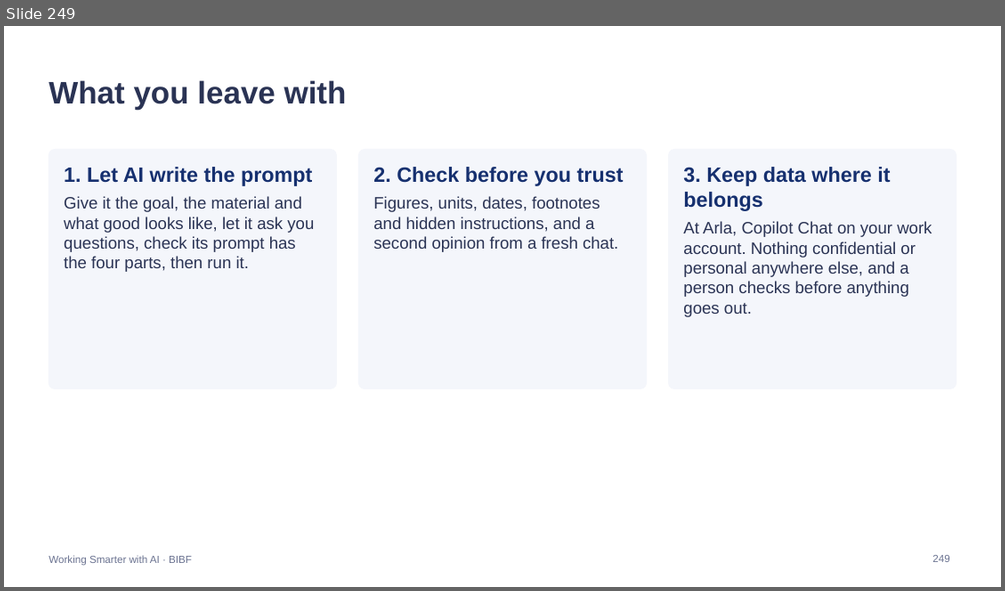
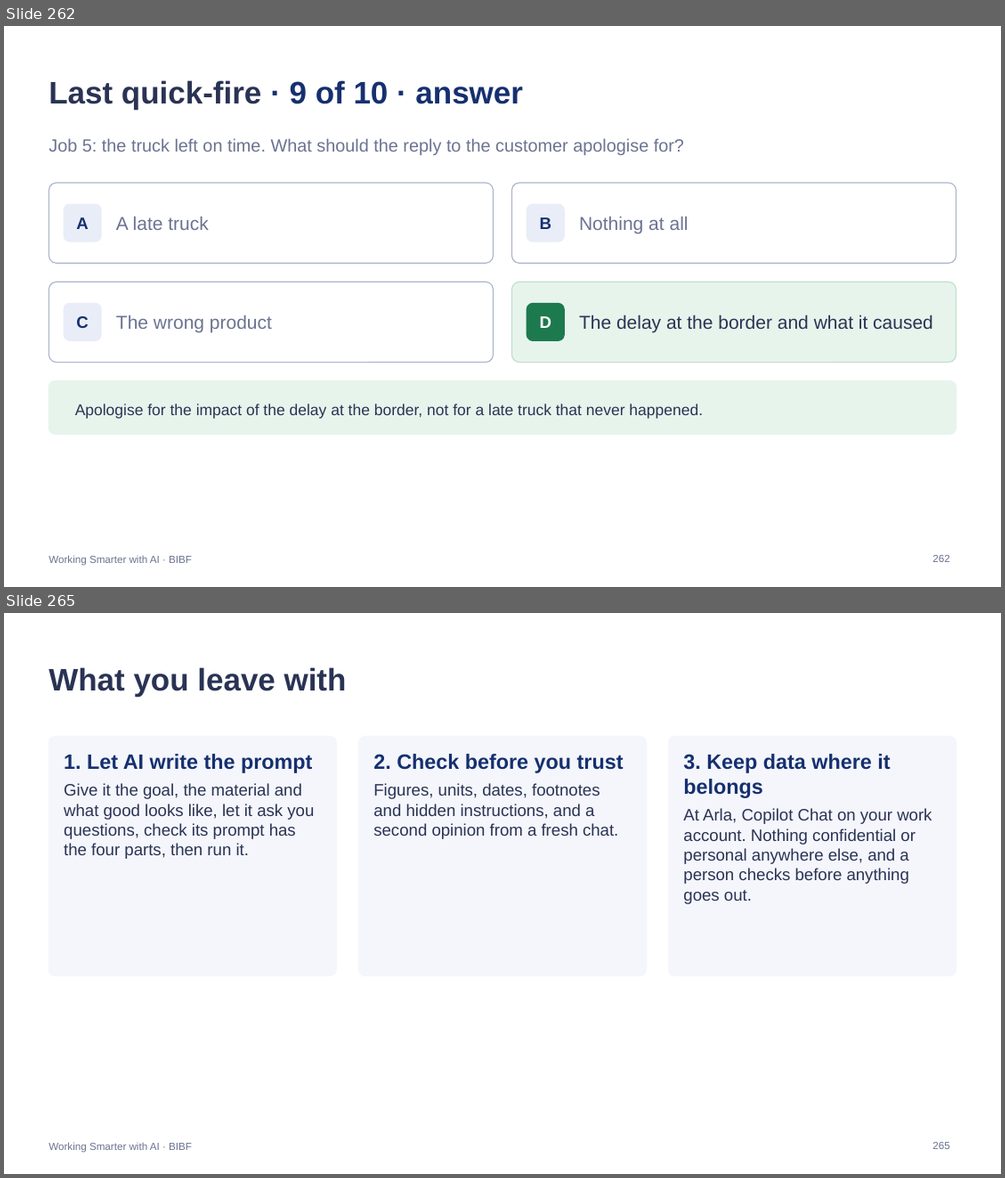
Before and after one commit to Iced377/bibf-arla, a slide deck: outputs/BIBF-Arla-Facilitator.pptx. Shown one above the other, each under a label of ours: slide 249 before the commit, slides 262 and 265 after it; the slides between them are not shown. The pictures are 1005x591 and 1005x1178 pixels, drawn with LibreOffice and Linux fonts; fonts in the diff are those of the drawing. Boxes give left, top, right and bottom in pixels: in the first picture for what was removed or moved away, otherwise in the second. Text is boxed around its words. In the diff, an @@ line names an element or a change of style, - is before the commit and + after.

```diff
--- a/outputs/BIBF-Arla-Facilitator.pptx
+++ b/outputs/BIBF-Arla-Facilitator.pptx
@@ slide 262 added at box(4, 26, 1001, 587), background #FFFFFF; not listed: 1 template element that a slide beside it also shows @@
@@ title added at box(48, 80, 523, 109), 30 pt, text #2A3354, bold @@
+Last quick-fire · 9 of 10 · answer
@@ text added at box(48, 138, 684, 155), 17 pt, text #6B7391 @@
+Job 5: the truck left on time. What should the reply to the customer apologise for?
@@ rounded rectangle added at box(48, 183, 493, 263), fill #FFFFFF, outline #ACB5CC 1 pt @@
@@ rounded rectangle added at box(512, 183, 956, 263), fill #FFFFFF, outline #ACB5CC 1 pt @@
@@ rounded rectangle added at box(64, 204, 101, 241), fill #E9EDF7, outline #E9EDF7 1 pt @@
@@ rounded rectangle added at box(526, 204, 564, 241), fill #E9EDF7, outline #E9EDF7 1 pt @@
@@ text added at box(76, 217, 88, 229), 16 pt, text #16306F, bold @@
+A
@@ text added at box(116, 216, 208, 230), 18 pt, text #6B7391 @@
+A late truck
@@ text added at box(540, 216, 551, 233), 16 pt, text #16306F, bold @@
+B
@@ text added at box(579, 216, 688, 234), 18 pt, text #6B7391 @@
+Nothing at all
@@ rounded rectangle added at box(48, 281, 493, 362), fill #FFFFFF, outline #ACB5CC 1 pt @@
@@ rounded rectangle added at box(512, 281, 956, 362), fill #E7F4EC, outline #BFE0CC 1 pt @@
@@ rounded rectangle added at box(64, 304, 101, 341), fill #E9EDF7, outline #E9EDF7 1 pt @@
@@ text added at box(76, 316, 88, 328), 16 pt, text #16306F, bold @@
+C
@@ text added at box(116, 315, 272, 333), 18 pt, text #6B7391 @@
+The wrong product
@@ rounded rectangle added at box(526, 304, 564, 341), fill #1D7A4E, outline #1D7A4E 1 pt @@
@@ text added at box(540, 316, 551, 328), 16 pt, text #FFFFFF, bold @@
+D
@@ text added at box(579, 314, 933, 333), 18 pt, text #2A3354 @@
+The delay at the border and what it caused
@@ rounded rectangle added at box(48, 381, 956, 435), fill #E7F4EC, outline #E7F4EC 1 pt @@
@@ text added at box(75, 403, 703, 418), 15 pt, text #2A3354 @@
+Apologise for the impact of the delay at the border, not for a late truck that never happened.
@@ page number added at box(932, 555, 949, 562), 10 pt, text #6B7391 @@
+262
@@ what was slide 249 is now slide 265 @@
@@ page number at box(932, 1142, 949, 1149): text changed @@
-249
+265
```
Also in this commit, not shown: 3 slides changed, 17 other slides added, 2 slides removed, 8 other files.
